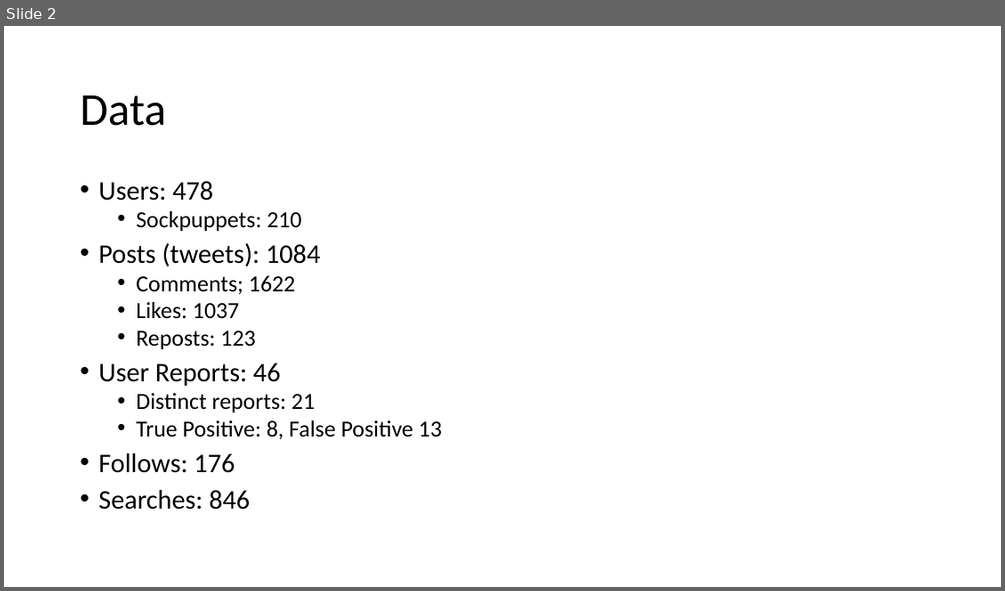
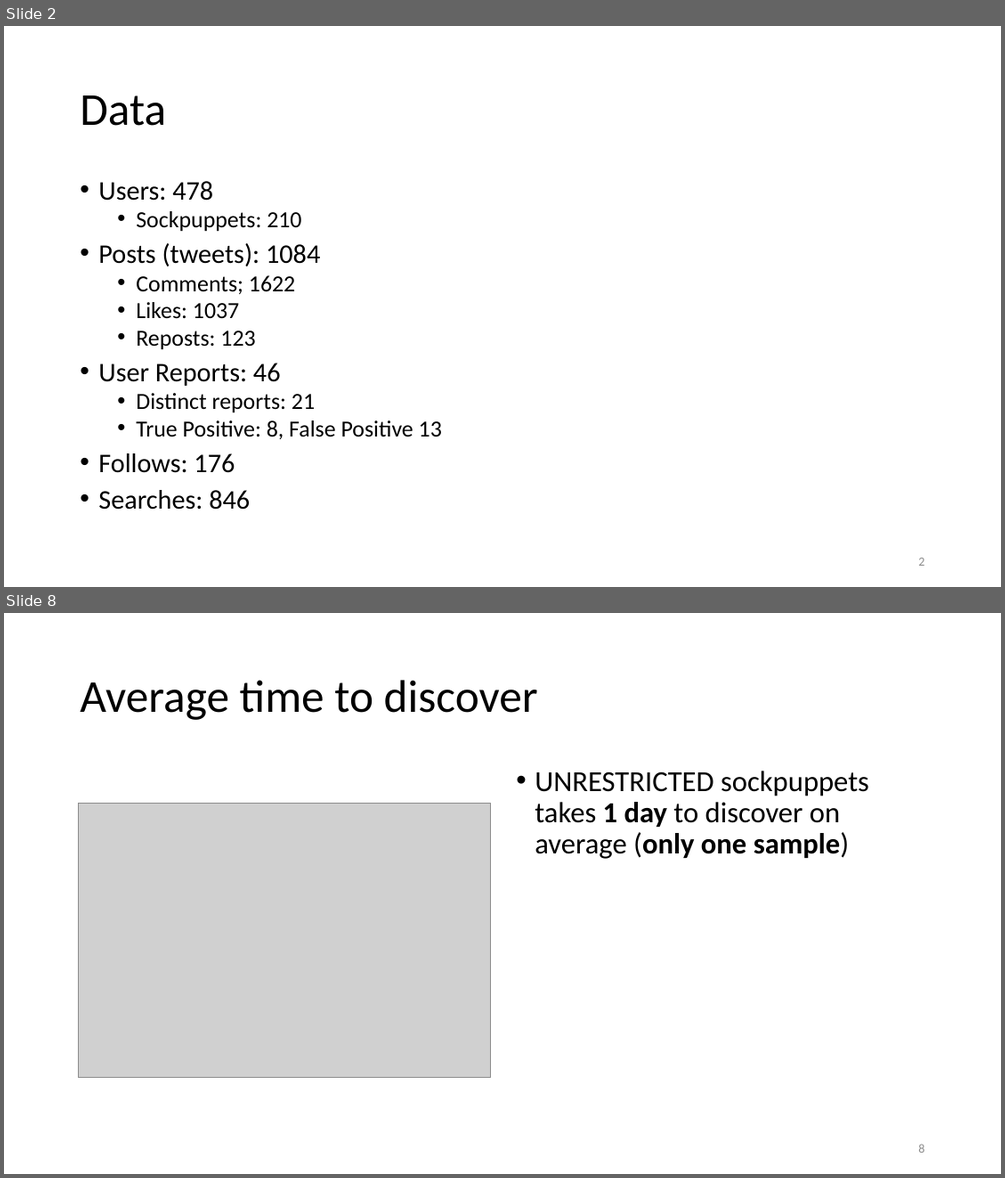
Before and after one commit to ruiliu310/dartpost-research, a slide deck: docs/dartpost.pptx. Shown one above the other, each under a label of ours: slide 2 before the commit, slides 2 and 8 after it; the slides between them are not shown. The pictures are 1005x591 and 1005x1178 pixels, drawn with LibreOffice and Linux fonts; fonts in the diff are those of the drawing; grey boxes stand for pictures. Boxes give left, top, right and bottom in pixels: in the first picture for what was removed or moved away, otherwise in the second. Text is boxed around its words. In the diff, an @@ line names an element or a change of style, - is before the commit and + after.

```diff
--- a/docs/dartpost.pptx
+++ b/docs/dartpost.pptx
@@ slide 8 added at <box>4,613,1001,1174</box>, background #FFFFFF @@
@@ title added at <box>80,680,538,720</box>, 44 pt, text #000000 @@
+Average time to discover
@@ text added at <box>534,771,869,859</box>, 28 pt, text #000000 @@
+• UNRESTRICTED sockpuppets takes 1 day to discover on average (only one sample)
@@ picture added at <box>78,803,490,1078</box> @@
@@ page number added at <box>918,1143,924,1152</box>, 12 pt, text #8C8C8C @@
+8
@@ slide 2 changed as well @@
@@ page number added at <box>918,557,924,565</box>, 12 pt, text #8C8C8C @@
+2
```
Also in this commit, not shown: 3 other slides changed, 7 other slides added, 1 other file.
